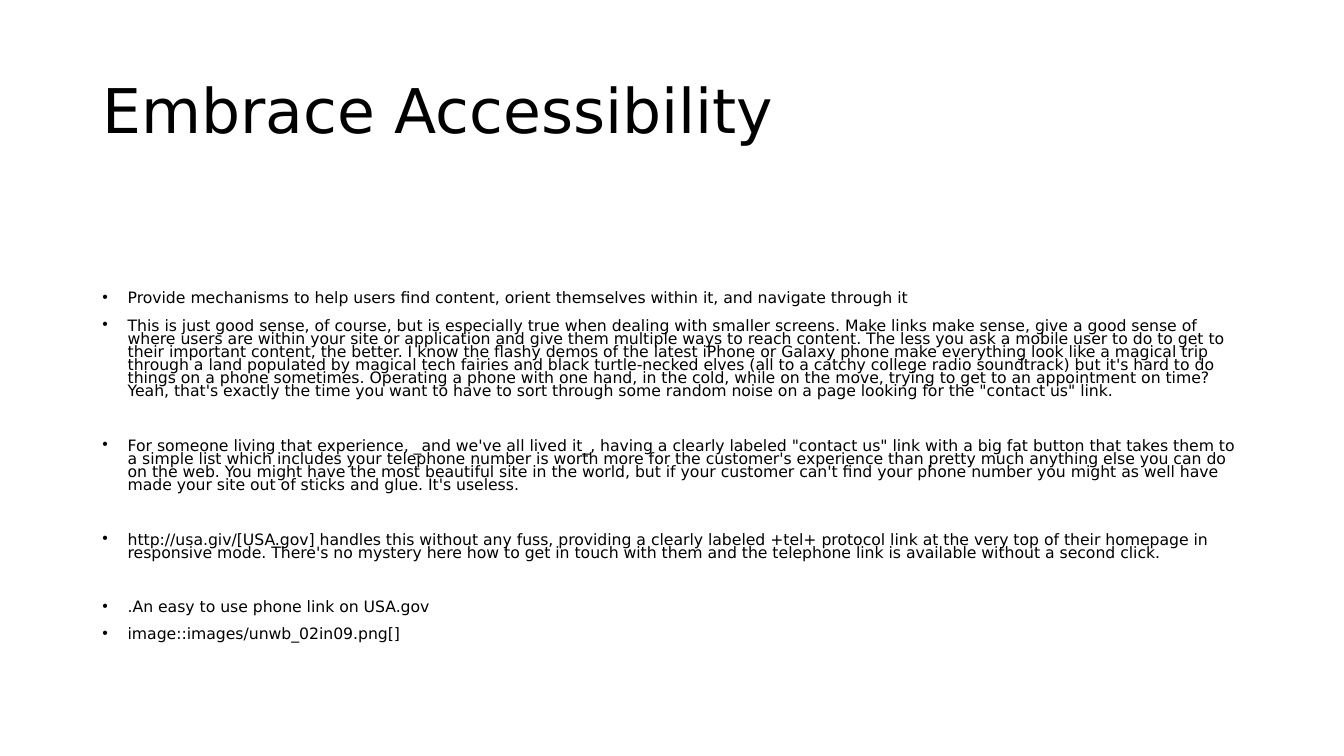
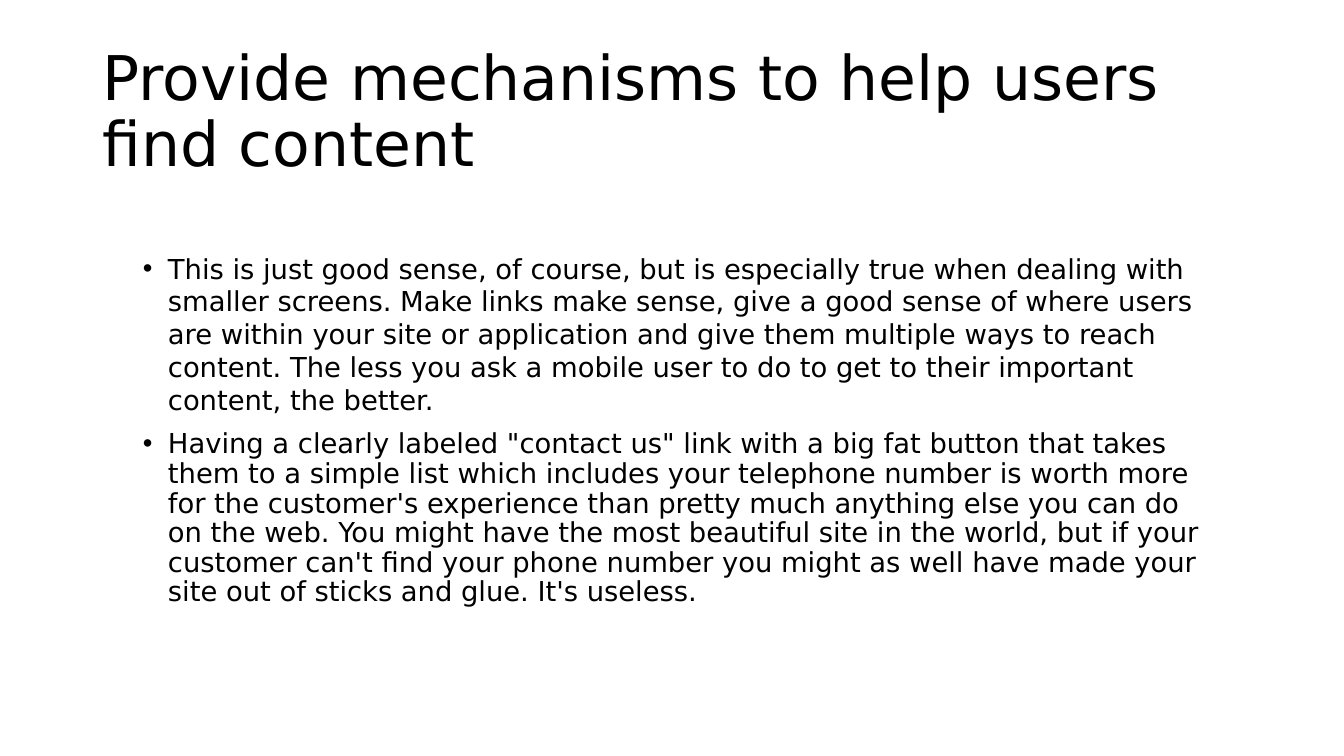
Before and after one commit to roblarsen/rob-larsen-presentations, a slide deck: slide 35 of wild-world-web.pptx (slide 30 before the commit). Drawn at 1344x756 pixels with LibreOffice and Linux fonts; fonts in the diff are those of the drawing; background and template pictures are left out. Boxes give left, top, right and bottom in pixels: in the first picture for what was removed or moved away, otherwise in the second. Text is boxed around its words. In the diff, an @@ line names an element or a change of style, - is before the commit and + after.

```diff
--- a/wild-world-web.pptx
+++ b/wild-world-web.pptx
@@ title at box(102, 53, 1158, 167): text changed @@
-Embrace Accessibility
+Provide mechanisms to help users find content
@@ text at box(168, 258, 1199, 607): text changed; size 11.2 to 19.6 pt @@
-• Provide mechanisms to help users find content, orient themselves within it, and navigate through it
-• This is just good sense, of course, but is especially true when dealing with smaller screens. Make links make sense, give a good sense of where users are within your site or application and give them multiple ways to reach content. The less you ask a mobile user to do to get to their important content, the better. I know the flashy demos of the latest iPhone or Galaxy phone make everything look like a magical trip through a land populated by magical tech fairies and black turtle-necked elves (all to a catchy college radio soundtrack) but it's hard to do things on a phone sometimes. Operating a phone with one hand, in the cold, while on the move, trying to get to an appointment on time? Yeah, that's exactly the time you want to have to sort through some random noise on a page looking for the "contact us" link.
-• For someone living that experience, _and we've all lived it_, having a clearly labeled "contact us" link with a big fat button that takes them to a simple list which includes your telephone number is worth more for the customer's experience than pretty much anything else you can do on the web. You might have the most beautiful site in the world, but if your customer can't find your phone number you might as well have made your site out of sticks and glue. It's useless.
-• http://usa.giv/[USA.gov] handles this without any fuss, providing a clearly labeled +tel+ protocol link at the very top of their homepage in responsive mode. There's no mystery here how to get in touch with them and the telephone link is available without a second click.
-• .An easy to use phone link on USA.gov
-• image::images/unwb_02in09.png[]
+• This is just good sense, of course, but is especially true when dealing with smaller screens. Make links make sense, give a good sense of where users are within your site or application and give them multiple ways to reach content. The less you ask a mobile user to do to get to their important content, the better.
+• Having a clearly labeled "contact us" link with a big fat button that takes them to a simple list which includes your telephone number is worth more for the customer's experience than pretty much anything else you can do on the web. You might have the most beautiful site in the world, but if your customer can't find your phone number you might as well have made your site out of sticks and glue. It's useless.
```
Also in this commit, not shown: 16 other slides changed, 8 slides added.
